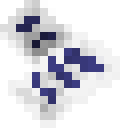
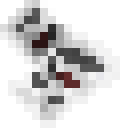
Layer changes from the first 128px x 128px image to the second:
painted on "icon_note" over (8, 8, 104, 104)
